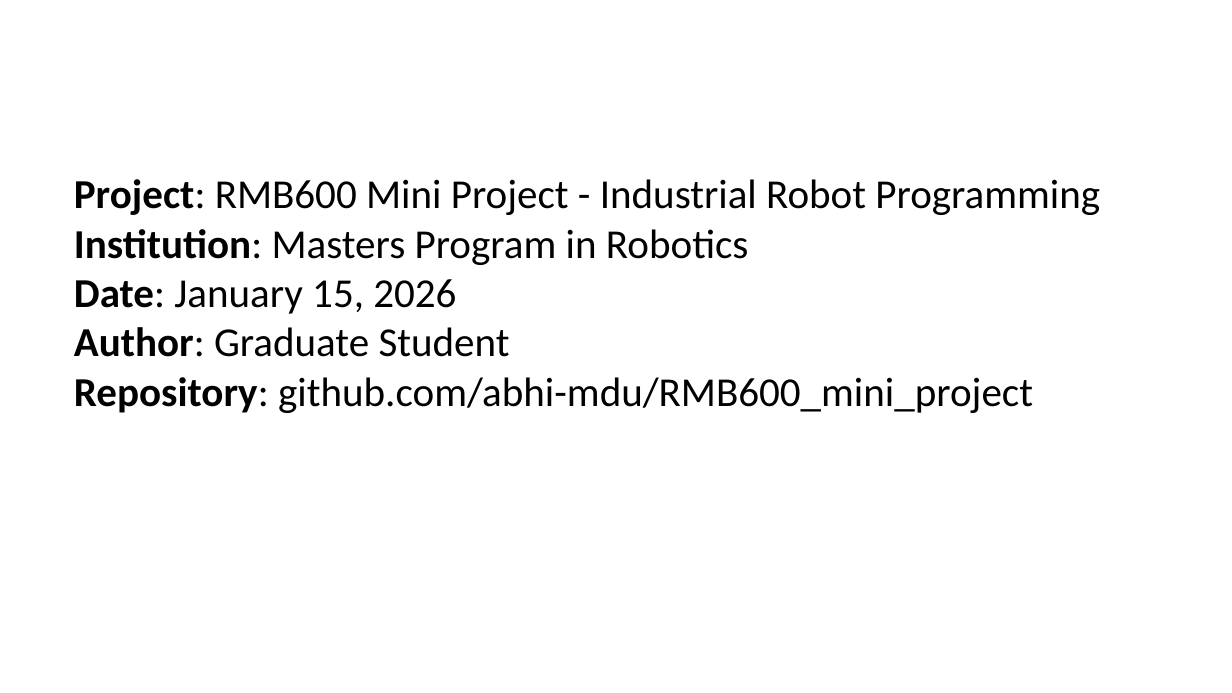
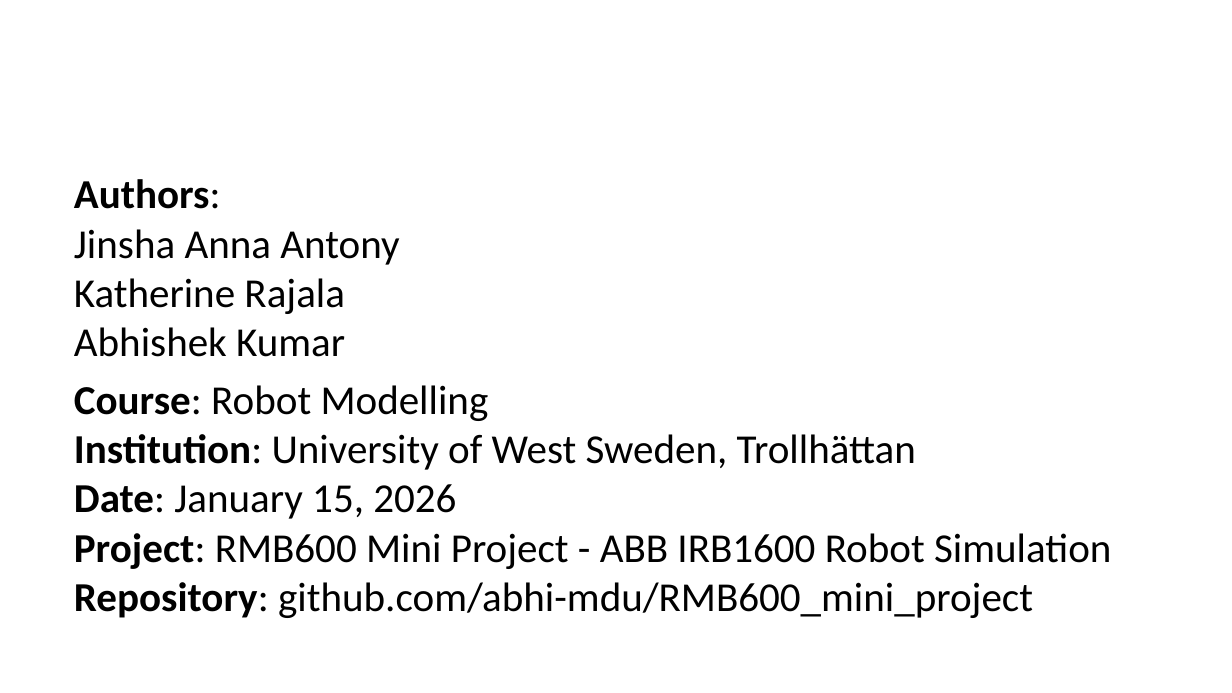
Before and after one commit to abhi-mdu/RMB600_mini_project, a slide deck: slide 2 of FINAL_PRESENTATION.pptx (slide 3 before the commit). Drawn at 1232x693 pixels with LibreOffice and Linux fonts; fonts in the diff are those of the drawing. Boxes give left, top, right and bottom in pixels: in the first picture for what was removed or moved away, otherwise in the second. Text is boxed around its words. In the diff, an @@ line names an element or a change of style, - is before the commit and + after.

Commit message:
Add title page with authors and course information

```diff
--- a/FINAL_PRESENTATION.pptx
+++ b/FINAL_PRESENTATION.pptx
@@ text at <box>74,179,1111,618</box>: text changed @@
-Project: RMB600 Mini Project - Industrial Robot Programming
-Institution: Masters Program in Robotics
-Date: January 15, 2026
-Author: Graduate Student
-Repository: github.com/abhi-mdu/RMB600_mini_project
+Authors:
+Jinsha Anna Antony
+Katherine Rajala
+Abhishek Kumar
+Course: Robot Modelling
+Institution: University of West Sweden, Trollhättan
+Date: January 15, 2026
+Project: RMB600 Mini Project - ABB IRB1600 Robot Simulation
+Repository: github.com/abhi-mdu/RMB600_mini_project
```
Also in this commit, not shown: 1 slide added, 2 slides removed, 2 other files.
